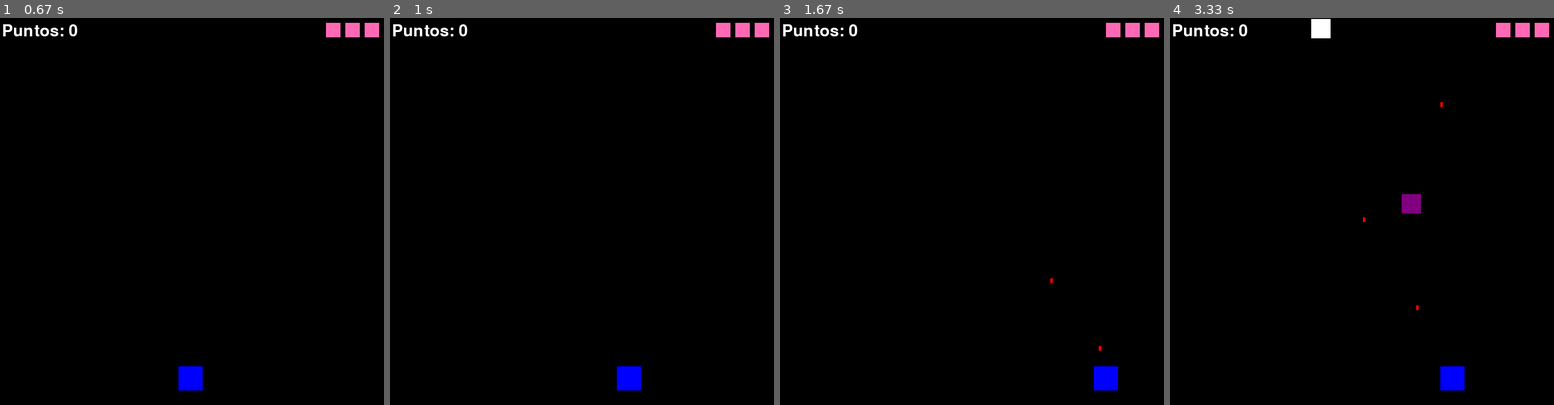
Above: before the commit, frames 1-4 (left to right).
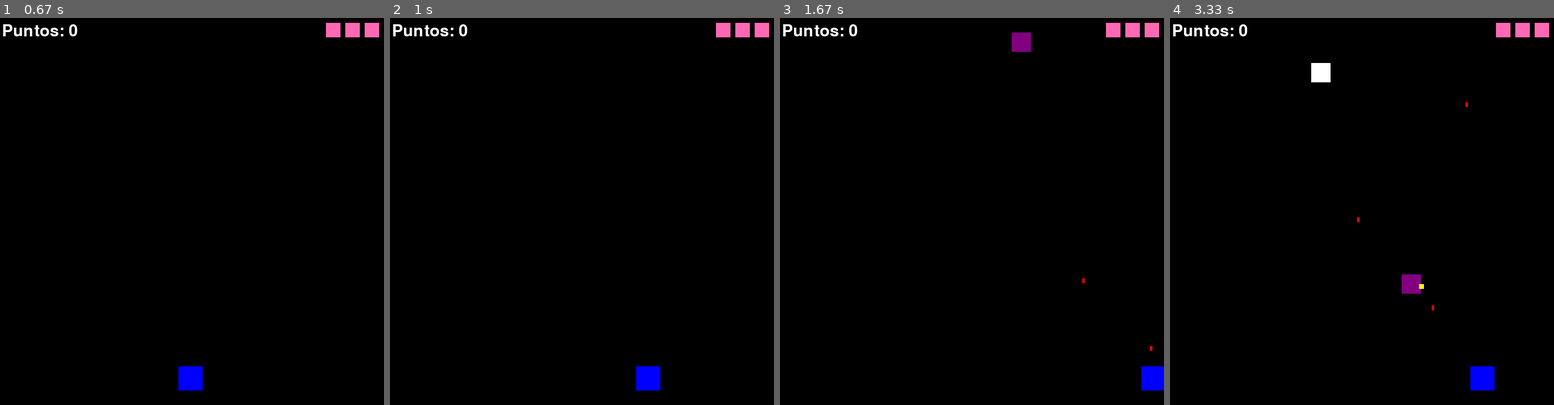
Above: after the commit, the same moments.

Repository: wilkin99/Juego_Pygame
Game: pygame game, started from Wilkin Gervacio Juego/Galatic War.py
Two runs of this game, one before a commit and one after it. Both use one fixed random seed, a clock stepped at 60 frames per second and the inputs below.
Inputs:
- Up to frame 1 (0.67 s): tap Enter at 0.33 s
- Up to frame 2 (1 s): hold Right from 0.67 s (still down)
- Up to frame 3 (1.67 s): release Right at 1.13 s; hold Right 1.17-1.63 s; tap Space at 1.23, 1.53 s
- Up to frame 4 (3.33 s): hold Left 1.67-2.2 s; tap Space at 1.73, 2.03, 2.3, 2.6, 2.73, 3.03 s; hold Left 2.23-2.63 s; hold Right 2.67-3.3 s

Frame 1 is identical in both runs. In frame 2, 0.6% of the frame differs, in the area x 59-71%, y 90-97%; in frame 3, 1.0%; in frame 4, 1.9%, in the area x 36-85%, y 0-97%.

Commit message:
Se implementó el A* para los enemigos (el arbol de comportamiento se agregará después)

Diff:
--- a/Wilkin Gervacio Juego/Galatic War.py
+++ b/Wilkin Gervacio Juego/Galatic War.py
@@ -2,6 +2,7 @@
 import pygame
 import random
 import math
+import heapq
 
 # Inicialización de Pygame
 pygame.init()
@@ -18,19 +19,19 @@
 jugador_tamaño = 50
 jugador_x = ANCHO // 2 - jugador_tamaño // 2
 jugador_y = ALTO - 80
-jugador_velocidad = 5
+jugador_velocidad = 7
 jugador_cooldown = 0
 jugador_cooldown_max = 20
 # Wilkins Ismael Gervacio Carpio 23-EISN-2-036
 # Configuración de enemigos
 enemigos = []
 enemigo_tamaño = 40
-enemigo_velocidad = 2
-enemigo_velocidad_especial = 4  # Velocidad del enemigo especial
+enemigo_velocidad = 3
+enemigo_velocidad_especial = 5
 probabilidad_especial = 0.1  # 10% de probabilidad de que un enemigo sea especial
 temporizador_spawn = 0
-SPAWN_TIEMPO = 90
-velocidad_disparo_enemigo = 4
+SPAWN_TIEMPO = 75
+velocidad_disparo_enemigo = 6
 TIEMPO_DISPARO_ENEMIGO = 90
 
 # Proyectiles
@@ -47,7 +48,7 @@
 clock = pygame.time.Clock()
 # Wilkins Ismael Gervacio Carpio 23-EISN-2-036
 # Distancia mínima para que los enemigos disparen
-DISTANCIA_MINIMA_ATACAR = 200
+DISTANCIA_MINIMA_ATACAR = 800
 
 # Pantallas
 def pantalla_inicio():
@@ -108,6 +109,57 @@
 running = True
 en_juego = False
 # Wilkins Ismael Gervacio Carpio 23-EISN-2-036
+# Configuración del grid para A*
+GRID_ANCHO = ANCHO // 20
+GRID_ALTO = ALTO // 20
+grid = [[0 for _ in range(GRID_ANCHO)] for _ in range(GRID_ALTO)]
+
+# Función para calcular la heurística (distancia euclidiana)
+def heuristic(a, b):
+    return math.sqrt((a[0] - b[0]) ** 2 + (a[1] - b[1]) ** 2)
+
+# Algoritmo A* para calcular la ruta óptima
+def Astar(inicio, objetivo, grid):
+    frontera = []
+    heapq.heappush(frontera, (0, inicio))
+    viene_de = {}
+    cost_so_far = {}
+    viene_de[inicio] = None
+    cost_so_far[inicio] = 0
+
+    while frontera:
+        _, actual = heapq.heappop(frontera)
+
+        if actual == objetivo:
+            break
+
+        for next in get_vecinos(actual, grid):
+            new_cost = cost_so_far[actual] + 1  # Costo uniforme
+            if next not in cost_so_far or new_cost < cost_so_far[next]:
+                cost_so_far[next] = new_cost
+                priority = new_cost + heuristic(objetivo, next)
+                heapq.heappush(frontera, (priority, next))
+                viene_de[next] = actual
+
+    # Reconstruir el camino
+    camino = []
+    actual = objetivo
+    while actual != inicio:
+        camino.append(actual)
+        actual = viene_de[actual]
+    camino.reverse()
+    return camino
+# Wilkins Ismael Gervacio Carpio 23-EISN-2-036
+# Función para obtener vecinos válidos en el grid
+def get_vecinos(pos, grid):
+    vecinos = []
+    for dx, dy in [(-1, 0), (1, 0), (0, -1), (0, 1)]:  # Movimientos en 4 direcciones
+        x = pos[0] + dx
+        y = pos[1] + dy
+        if 0 <= x < len(grid) and 0 <= y < len(grid[0]) and grid[x][y] == 0:  # 0 = espacio libre
+            vecinos.append((x, y))
+    return vecinos
+
 while running:
     if not en_juego:
         pantalla_inicio()
@@ -116,13 +168,12 @@
                 running = False
             if event.type == pygame.KEYDOWN and event.key == pygame.K_RETURN:
                 reiniciar_juego()
-# Wilkins Ismael Gervacio Carpio 23-EISN-2-036
     else:
         if puntos >= PUNTOS_MAXIMOS:
             pantalla_victoria()
 
         screen.fill((0, 0, 0))
-# Wilkins Ismael Gervacio Carpio 23-EISN-2-036
+
         # Manejo de eventos
         for event in pygame.event.get():
             if event.type == pygame.QUIT:
@@ -137,7 +188,7 @@
         if keys[pygame.K_SPACE] and jugador_cooldown == 0:
             disparos.append([jugador_x + jugador_tamaño // 2, jugador_y])
             jugador_cooldown = jugador_cooldown_max
-# Wilkins Ismael Gervacio Carpio 23-EISN-2-036
+
         # Reducir cooldown del jugador
         if jugador_cooldown > 0:
             jugador_cooldown -= 1
@@ -151,30 +202,30 @@
             else:
                 enemigos.append([random.randint(0, ANCHO - enemigo_tamaño), 0, 0, False])  # False indica que es normal
             temporizador_spawn = 0
-# Wilkins Ismael Gervacio Carpio 23-EISN-2-036
+
         for enemigo in enemigos[:]:
             enemigo[1] += enemigo_velocidad if not enemigo[3] else enemigo_velocidad_especial  # Velocidad especial si es el enemigo morado
             enemigo[2] += 1
-        # Dibujar enemigos (en color morado si es especial)
+
+            # Dibujar enemigos (en color morado si es especial)
             if enemigo[3]:  # Si es el enemigo especial
                 pygame.draw.rect(screen, (128, 0, 128), (enemigo[0], enemigo[1], enemigo_tamaño, enemigo_tamaño))  # Morado
             else:
                 pygame.draw.rect(screen, (255, 255, 255), (enemigo[0], enemigo[1], enemigo_tamaño, enemigo_tamaño))  # Blanco para los enemigos normales
 
-# Wilkins Ismael Gervacio Carpio 23-EISN-2-036
-    # Verificar colisiones con disparos
+            # Verificar si el enemigo está cerca del jugador y puede disparar
             distance = math.sqrt((enemigo[0] - jugador_x) ** 2 + (enemigo[1] - jugador_y) ** 2)
-
-            if enemigo[2] >= TIEMPO_DISPARO_ENEMIGO and distance < DISTANCIA_MINIMA_ATACAR:
-                direccion_x = jugador_x + jugador_tamaño // 2 - (enemigo[0] + enemigo_tamaño // 2)
+            if distance < DISTANCIA_MINIMA_ATACAR and enemigo[2] >= TIEMPO_DISPARO_ENEMIGO:
+                # Calcular la dirección del disparo hacia el jugador
+                direccion_x = jugador_x - enemigo[0]
                 direccion_y = jugador_y - enemigo[1]
                 length = math.sqrt(direccion_x ** 2 + direccion_y ** 2)
                 if length != 0:
                     direccion_x /= length
                     direccion_y /= length
                 disparos_enemigos.append([enemigo[0] + enemigo_tamaño // 2, enemigo[1], direccion_x * velocidad_disparo_enemigo, direccion_y * velocidad_disparo_enemigo])
-                enemigo[2] = 0
-# Wilkins Ismael Gervacio Carpio 23-EISN-2-036
+                enemigo[2] = 0  # Reiniciar el temporizador de disparo
+
         # Mover balas del jugador
         for disparo in disparos[:]:
             disparo[1] += velocidad_disparo
@@ -202,7 +253,7 @@
                 disparos_enemigos.remove(disparo_enemigo)
                 if vidas <= 0:
                     pantalla_perder()
-# Wilkins Ismael Gervacio Carpio 23-EISN-2-036
+
         # Dibujar jugador
         pygame.draw.rect(screen, (0, 0, 255), (jugador_x, jugador_y, jugador_tamaño, jugador_tamaño))
 
@@ -210,7 +261,6 @@
         for disparo in disparos:
             pygame.draw.rect(screen, (255, 0, 0), (disparo[0], disparo[1], 5, 10))
 
-# Wilkins Ismael Gervacio Carpio 23-EISN-2-036
         # Dibujar balas de los enemigos (líneas amarillas)
         for disparo_enemigo in disparos_enemigos:
             pygame.draw.rect(screen, (255, 255, 0), (disparo_enemigo[0], disparo_enemigo[1], 10, 10))
@@ -221,7 +271,7 @@
             explosion[2] -= 1
             if explosion[2] <= 0:
                 explosiones.remove(explosion)
-# Wilkins Ismael Gervacio Carpio 23-EISN-2-036
+
         # Dibujar las vidas en la esquina superior derecha
         for i in range(vidas):
             pygame.draw.rect(screen, (255, 105, 180), (ANCHO - 40 * (i + 1), 10, 30, 30))  # Cuadros rosas
@@ -234,4 +284,3 @@
         clock.tick(60)
 
 pygame.quit()
-# Wilkins Ismael Gervacio Carpio 23-EISN-2-036
